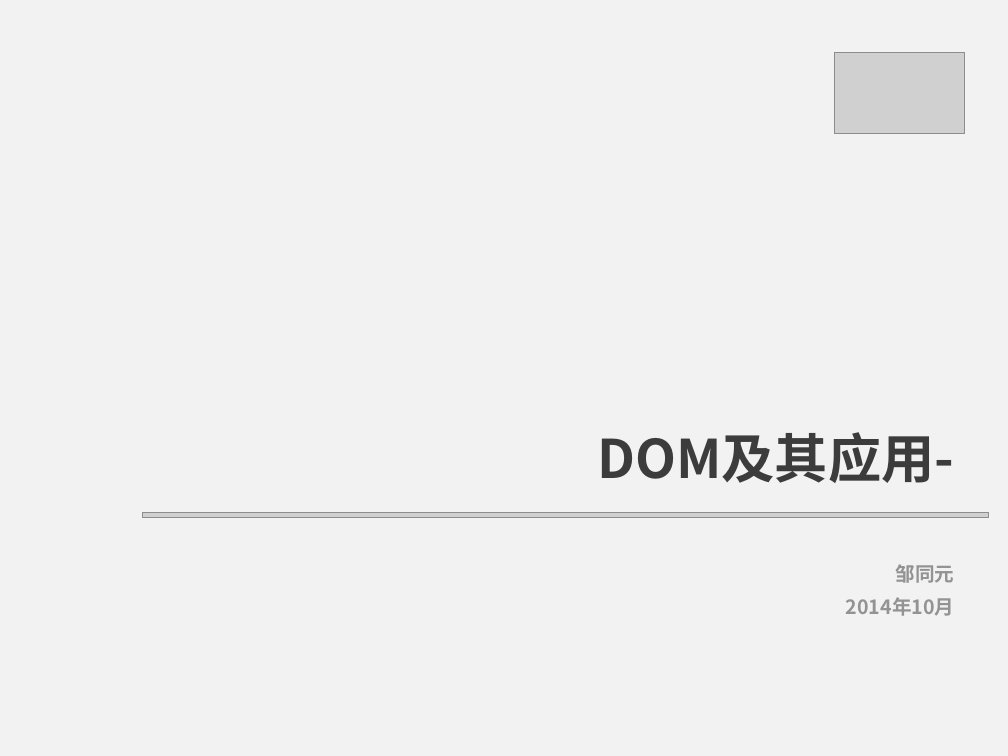
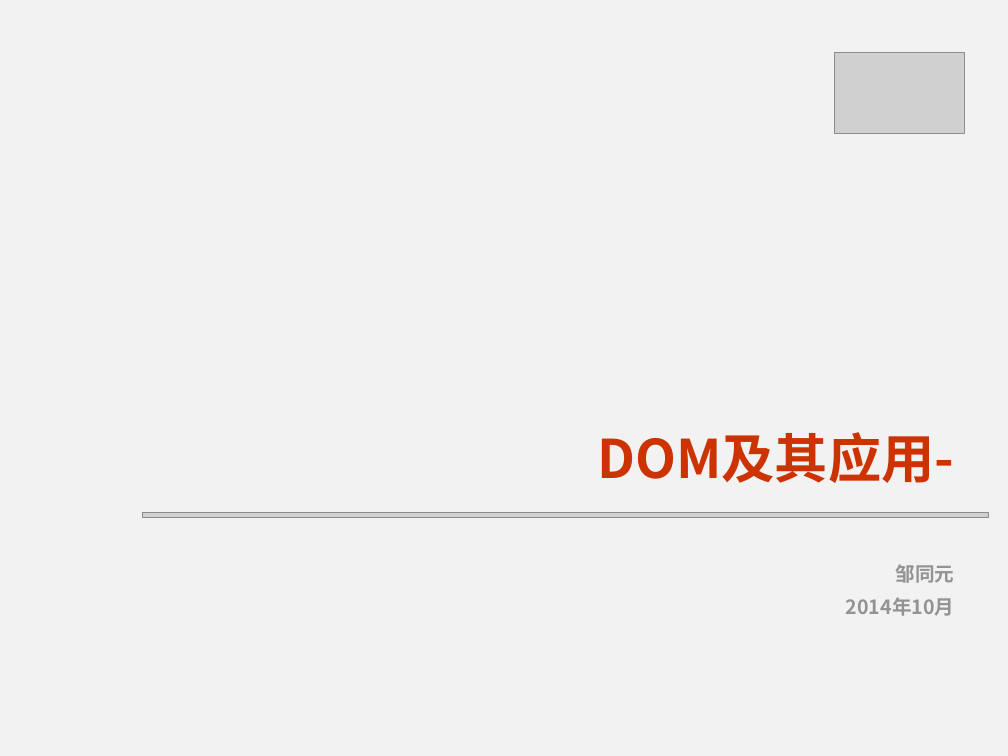
Before and after one commit to starzou/dom-edge, a slide deck: slide 1 of doc/DOM及其应用-模板.ppt. Drawn at 1008x756 pixels with LibreOffice and Linux fonts; fonts in the diff are those of the drawing; grey boxes stand for pictures; background and template pictures are left out. Boxes give left, top, right and bottom in pixels: in the first picture for what was removed or moved away, otherwise in the second. Text is boxed around its words. In the diff, an @@ line names an element or a change of style, - is before the commit and + after.

```diff
--- a/doc/DOM及其应用-模板.ppt
+++ b/doc/DOM及其应用-模板.ppt
@@ title "DOM及其应用-" at [597,432,954,483]: text colour #3C3C3C to #CC3300 @@
```
Also in this commit, not shown: 1 slide added, 1 slide removed, 3 other files.
